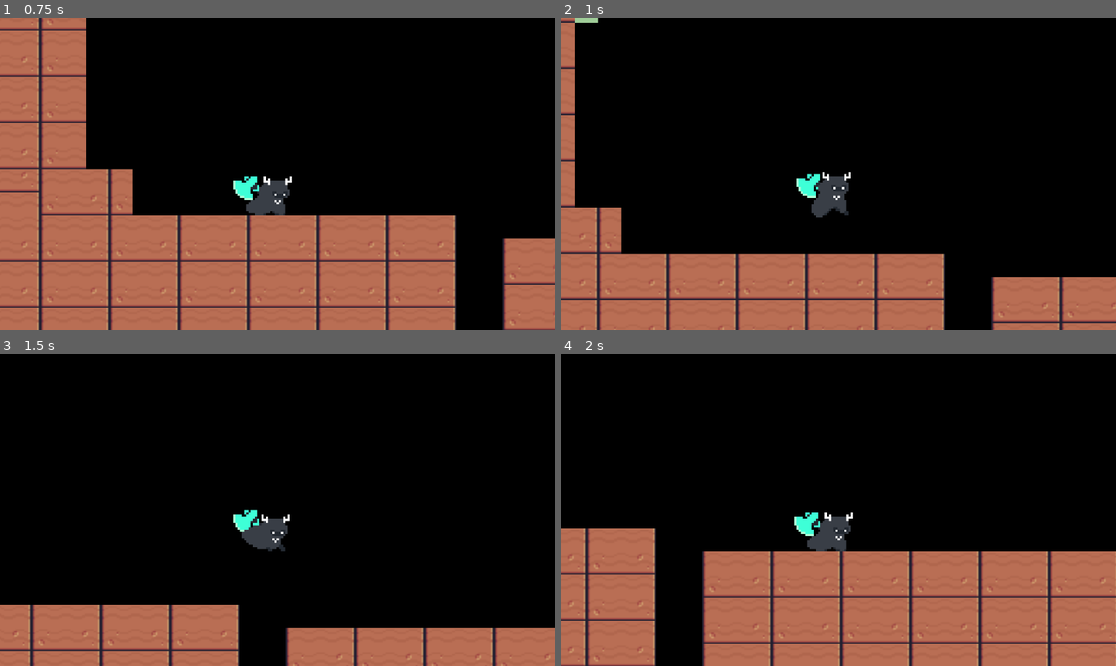
Above: before the commit, frames 1-4 (two rows, left to right).
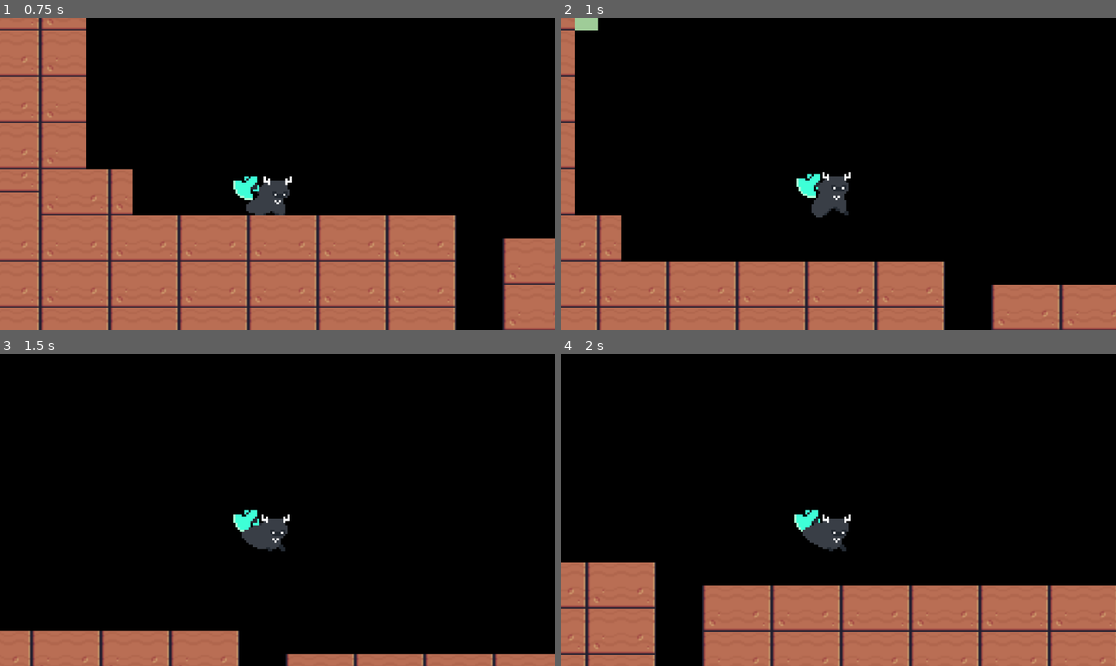
Above: after the commit, the same moments.

Repository: superyeetyash/daydream-project
Game: Godot game, scene res://main.tscn
The game is run twice, just before and just after one commit, with the same random seed, the same clock (stepped at 60 frames per second) and the same inputs. The engine's default icon, where the game draws it, is replaced by a stand-in: a white triangle on a blue panel in a dark square.
Inputs:
- Up to frame 1 (0.75 s): hold Right (right) from 0.53 s (still down)
- Up to frame 2 (1 s): keep holding Right (right); tap Space (up) at 0.77 s
- Up to frame 3 (1.5 s): keep holding Right (right)
- Up to frame 4 (2 s): keep holding Right (right); tap Space (up) at 1.52 s

Frame 1 is identical in both runs. In frame 2, 4.6% of the frame differs, in the area x 0-100%, y 0-100%; in frame 3, 8.3%; in frame 4, 14%, in the area x 0-100%, y 49-100%.

Commit message:
finished game with loop

Diff:
--- a/main.tscn
+++ b/main.tscn
@@ -195,7 +195,7 @@
 size = Vector2(111867, 28281)
 
 [sub_resource type="RectangleShape2D" id="RectangleShape2D_loopzone"]
-size = Vector2(500, 1000)
+size = Vector2(2068, 3865)
 
 [sub_resource type="TileSetAtlasSource" id="TileSetAtlasSource_272bh"]
 texture = ExtResource("3_lquwl")
@@ -298,7 +298,7 @@
 script = ExtResource("3_l8dk2")
 
 [node name="CollisionShape2D" type="CollisionShape2D" parent="LoopZone"]
-position = Vector2(5500, 0)
+position = Vector2(91231, 8114.5)
 shape = SubResource("RectangleShape2D_loopzone")
 
 [node name="TileMapLayer" type="TileMapLayer" parent="."]
--- a/player.gd
+++ b/player.gd
@@ -3,7 +3,7 @@
 @onready var anim = $AnimatedSprite2D
 
 const SPEED = 2000.0
-const JUMP_VELOCITY = -1500.0
+const JUMP_VELOCITY = -1750.0
 
 func _ready() -> void:
 	anim.play("idle")
Not shown, added: analyze_tiles.gd.uid
Not shown, added: loop_zone.gd.uid
Not shown: 1 places in main.tscn that only renumber resources
